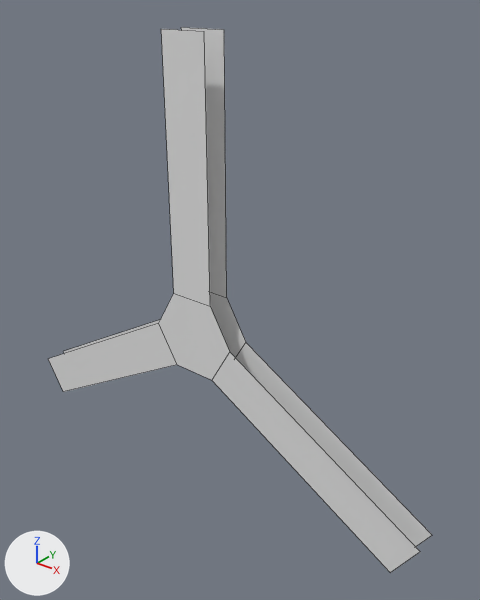
The Blender file levels/bitdw/electric_spinner.blend, before and after one commit.
Before and after are seen from a camera (50 mm lens) standing at (16.5, -18.0, 13.3) and looking at (1.5, 0.7, 1.7). The axes (+X, +Y, +Z) are drawn at lower left. The lights are the same throughout. Mesh edges are drawn as thin lines. Materials are left out; every surface is plain grey.

Before the edit, the objects in view are built like this:
```python
me_skinnned_mesh = bpy.data.meshes.new('skinnned-mesh')
me_skinnned_mesh.from_pydata(...)  # 24 vertices, 8 faces; spans x -10.6..10.6, y -0.5..0.5, z -6.7..11.7
me_skinnned_mesh.materials.append(mat_f3d_material)
ob_skinned = bpy.data.objects.new('skinned', me_skinnned_mesh)
ob_skinned.location = (0.0, 0.0, 0.0)
```
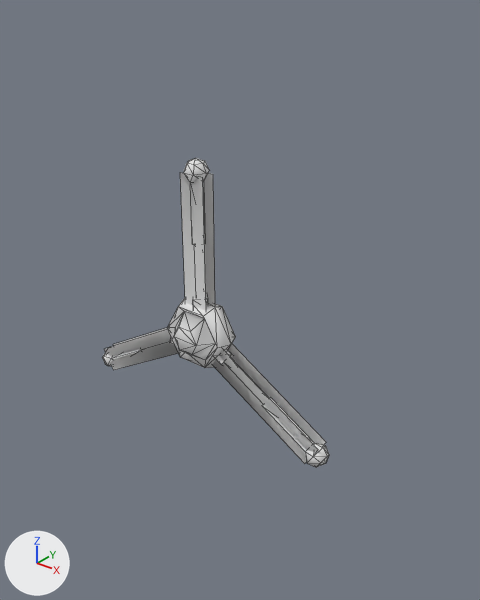
The change, as a diff of the scene's bpy script:
```diff
--- a/levels/bitdw/electric_spinner.blend.py
+++ b/levels/bitdw/electric_spinner.blend.py
@@ me_skinnned_mesh @@
 # used by ob_skinned; location = (0.0, 0.0, 0.0)
-me_skinnned_mesh.from_pydata(...)  # 24 vertices, 8 faces; spans x -10.6..10.6, y -0.5..0.5, z -6.7..11.7
+me_skinnned_mesh.from_pydata(...)  # 201 vertices, 262 faces; spans x -6.4..6.4, y -3.9..7.3, z -1.0..1.0
+# me_skinnned_mesh part 1: the loose piece of 12 vertices spanning x -10.6..10.6, y 0.5, z -6.7..11.7 is turned -90 degrees about the x axis through the mesh origin and scaled by 0.575
+# me_skinnned_mesh part 2: the loose piece of 12 vertices spanning x -10.6..10.6, y -0.5, z -6.7..11.7 is turned -90 degrees about the x axis through the mesh origin and scaled by 0.575
+# me_skinnned_mesh part 3
+# 147 vertices are added at x -6.4..6.4, y -3.9..7.3, z -1.0..1.0
+# 10 new vertices lie (1.2, 0.0, 0.0) away from vertices in x -0.6, y -1.0..6.7, z -1.0..1.0
+# 7 new vertices lie (2.1, 1.2, 0.0) away from vertices in x -5.7..-3.5, y -3.5..-1.8, z -0.3..0.3
+# 7 new vertices lie (2.1, -1.2, 0.0) away from vertices in x 1.4..3.6, y -2.3..-0.6, z -0.3..0.3
+# 6 new vertices lie (0.6, 0.0, 0.0) away from vertices in x -0.3, y -0.5..6.8, z -1.0..1.0
+# 254 new faces join them
+# me_skinnned_mesh part 4: the surface is now shaded smooth
@@ ob_skinned @@
 ob_skinned.location = (0.0, 0.0, 0.0)
+ob_skinned.rotation_euler = (1.571, 0.0, 0.0)  # degrees (90, 0, 0)
```

Boxes (x1, y1, x2, y2) around the edits, measured in the pictures (480 x 600 px; the box of a moved part takes in the faces that stretch with it):
'skinned', reshaped, turned: before (48, 27, 432, 573); after (102, 158, 329, 467)
part 1 of me_skinnned_mesh, moved or reshaped (not visible afterwards): before (64, 27, 432, 547)
part 2 of me_skinnned_mesh, moved or reshaped (not visible afterwards): before (48, 29, 420, 573)
part 3 of me_skinnned_mesh, added: after (102, 158, 329, 467)
